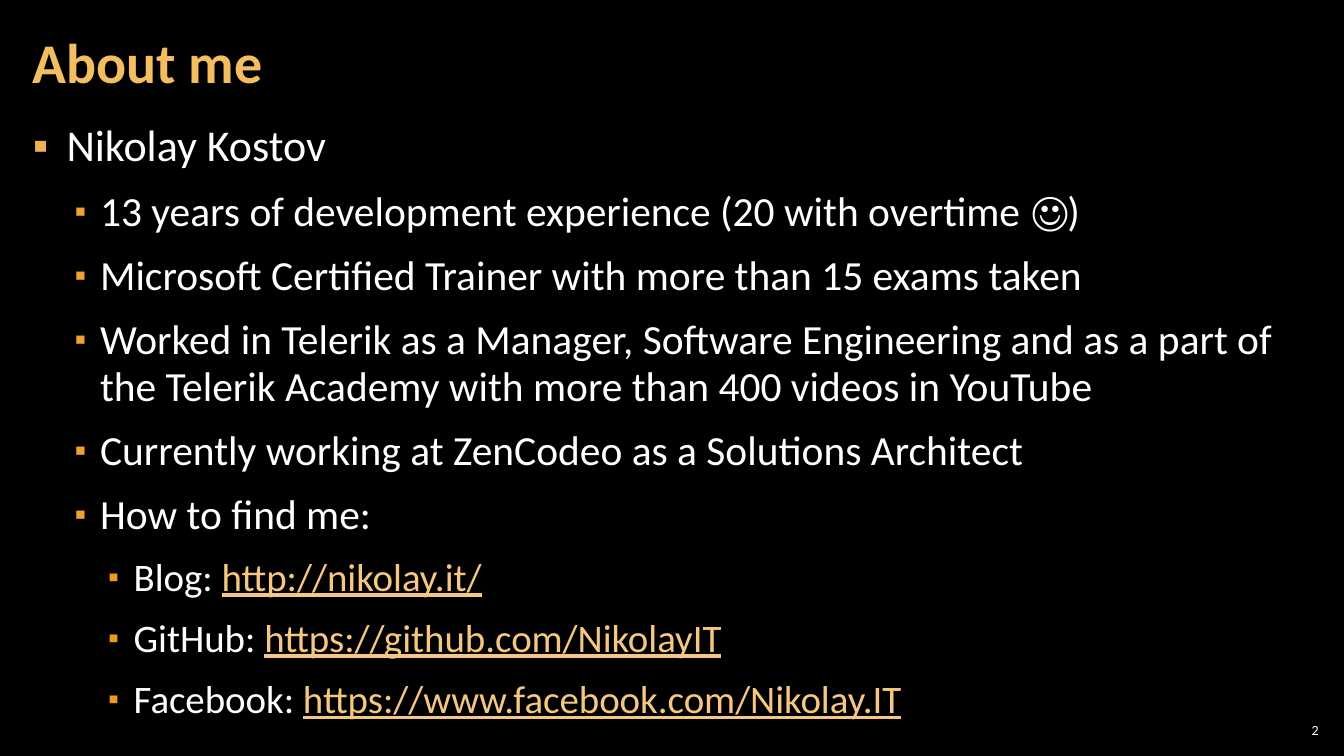
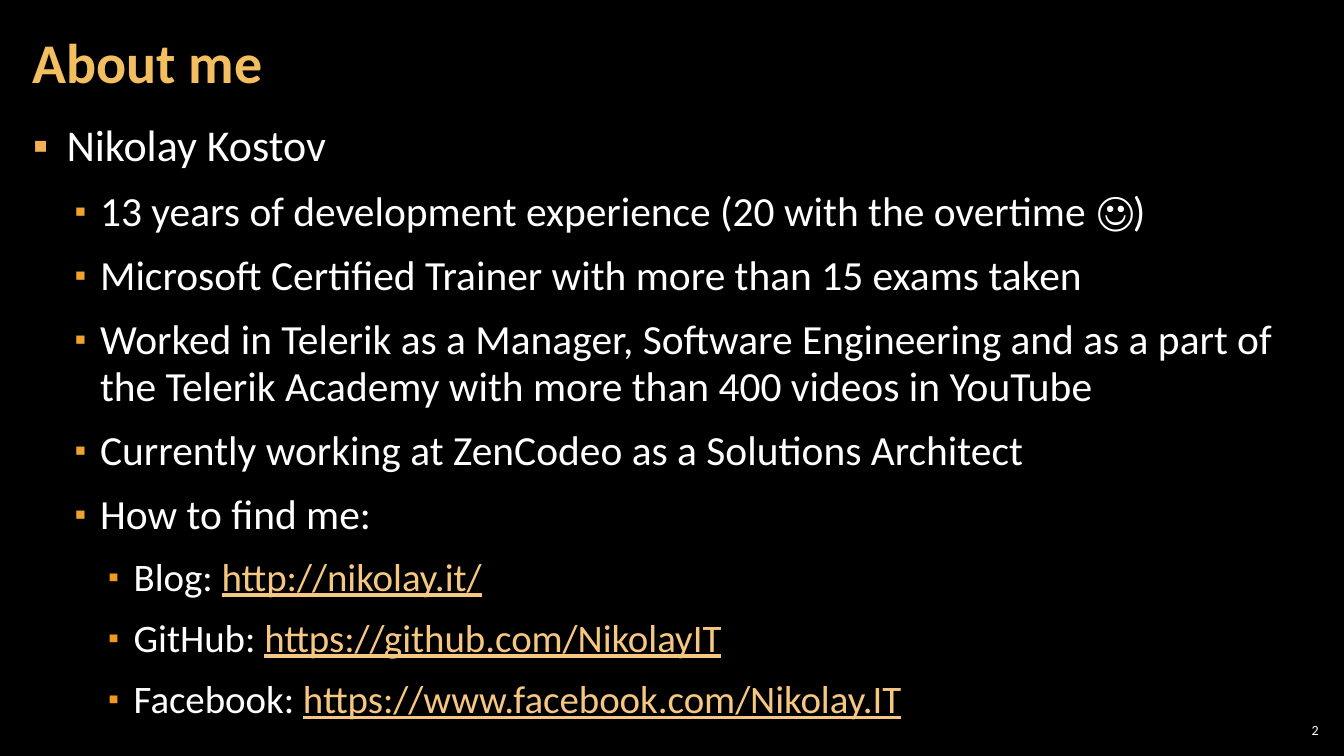
Before and after one commit to NikolayIT/CSharp-New-Features, a slide deck: slide 2 of docs/What is new in CSharp 6.0 and 7.0.pptx. Drawn at 1344x756 pixels with LibreOffice and Linux fonts; fonts in the diff are those of the drawing; background and template pictures are left out. Boxes give left, top, right and bottom in pixels: in the first picture for what was removed or moved away, otherwise in the second. Text is boxed around its words. In the diff, an @@ line names an element or a change of style, - is before the commit and + after.

```diff
--- a/docs/What is new in CSharp 6.0 and 7.0.pptx
+++ b/docs/What is new in CSharp 6.0 and 7.0.pptx
@@ text at (x1=100, y1=196, x2=1086, y2=233): text changed @@
-  ▪ 13 years of development experience (20 with overtime ☺)
+  ▪ 13 years of development experience (20 with the overtime ☺)
```
Also in this commit, not shown: 14 other slides changed.
